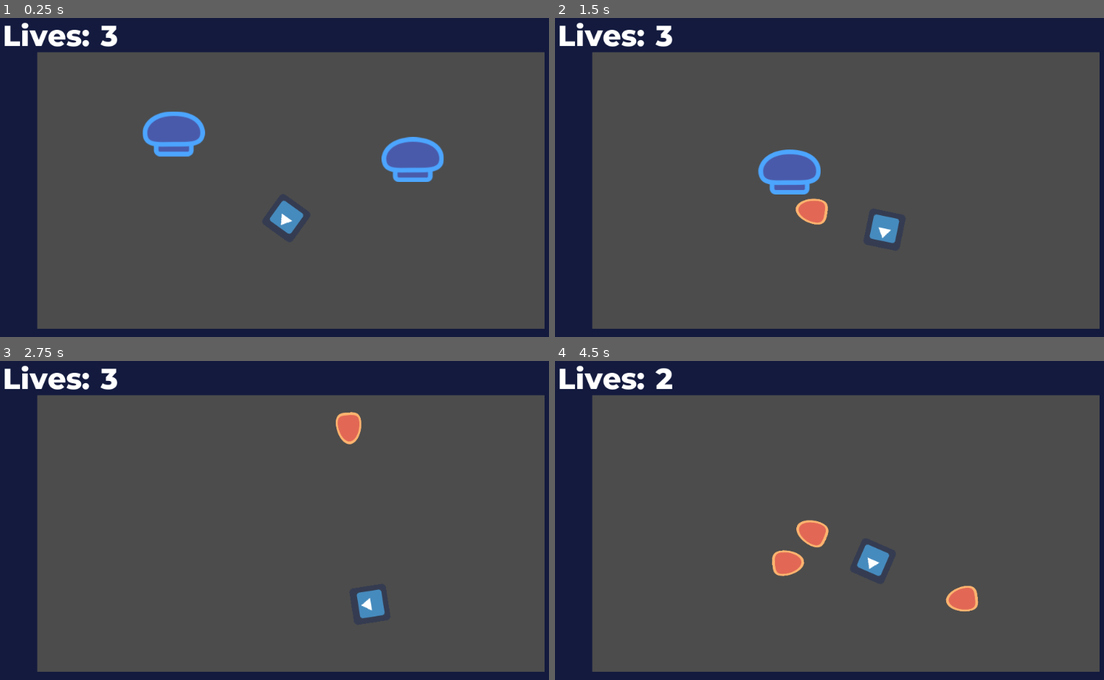
Above: before the commit, frames 1-4 (two rows, left to right).
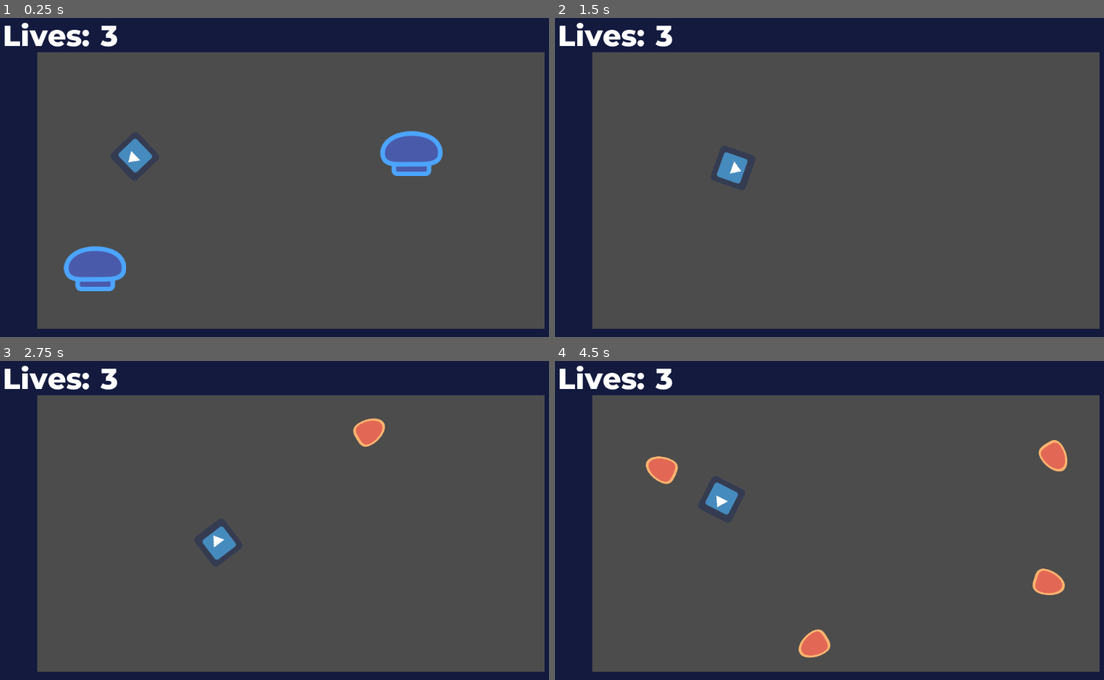
Above: after the commit, the same moments.

Repository: yenyao/GodotJam
Game: Godot game, scene res://src/Levels/FirstScene.tscn
The game is run twice, just before and just after one commit, with the same random seed, the same clock (stepped at 60 frames per second) and the same inputs. The engine's default icon, where the game draws it, is replaced by a stand-in: a white triangle on a blue panel in a dark square.
Inputs (mouse positions are in pixels of both pictures, inside the frame that each line leads up to):
- Up to frame 1 (0.25 s): no input
- Up to frame 2 (1.5 s): move the mouse to (972, 161) at 0.52 s; hold D (move_right) 0.53-1.28 s; click (972, 161) at 0.6 s; move the mouse to (725, 196) at 1.27 s; hold S (move_down) from 1.28 s (still down); click (725, 196) at 1.35 s
- Up to frame 3 (2.75 s): move the mouse to (345, 447) at 2.02 s; release S (move_down) at 2.03 s; hold D (move_right) from 2.03 s (still down); click (345, 447) at 2.1 s
- Up to frame 4 (4.5 s): move the mouse to (813, 590) at 2.77 s; release D (move_right) at 2.78 s; hold W (move_up) 2.78-3.53 s; click (813, 590) at 2.85 s; move the mouse to (1016, 574) at 3.52 s; hold A (move_left) from 3.53 s (still down); click (1016, 574) at 3.6 s; move the mouse to (664, 469) at 4.27 s; click (664, 469) at 4.35 s

The runs differ from the first frame. In frame 1, 4.3% of the frame differs, in the area x 11-81%, y 29-86%; in frame 2, 2.4%; in frame 3, 1.5%; in frame 4, 3.6%.

Commit message:
Added enemy knockback on player hit

Diff:
--- a/src/Levels/FirstScene.tscn
+++ b/src/Levels/FirstScene.tscn
@@ -10,7 +10,7 @@
 script = ExtResource( 4 )
 
 [node name="Player" parent="." instance=ExtResource( 1 )]
-position = Vector2( 512, 368 )
+position = Vector2( 249.285, 260.85 )
 
 [node name="TileMap" type="TileMap" parent="."]
 tile_set = ExtResource( 2 )
@@ -28,7 +28,7 @@
 [node name="Enemy" parent="." groups=[
 "Enemies",
 ] instance=ExtResource( 3 )]
-position = Vector2( 296.797, 206.598 )
+position = Vector2( 172.186, 479.631 )
 
 [node name="GUI" parent="." instance=ExtResource( 5 )]
 margin_right = 240.0
--- a/src/actors/Enemy.gd
+++ b/src/actors/Enemy.gd
@@ -1,25 +1,44 @@
 extends KinematicBody2D
 
 export var speed = 100
+export var knockback_speed = 500
+export var knockback_period = 1.5
+var friction = 0.00000005
 var velocity = Vector2(0,0)
 var direction = Vector2(1,0)
 var target = null
 
+var knockback_time = 0
 
-func _physics_process(delta):
-	velocity = move_enemy()
+enum Modes {PURSUIT, KNOCKBACK}
+var mode = Modes.PURSUIT
 
-func move_enemy():
-	if target != null and is_instance_valid(target):
+func _physics_process(_delta):
+	if mode == Modes.PURSUIT:
+		move_enemy_pursuit()
+	if mode == Modes.KNOCKBACK:
+		move_enemy_knockback()
+
+func move_enemy_pursuit():
+	if target and is_instance_valid(target):
 		direction = (target.position - position).normalized()
-		velocity = speed * direction
-		return move_and_slide(velocity)
+		velocity =  move_and_slide(speed * direction)
 	if !is_instance_valid(target):
 		target = null
 
-
-
+func move_enemy_knockback():
+	knockback_time += get_process_delta_time()
+	velocity = velocity.linear_interpolate(Vector2.ZERO, knockback_time/knockback_period)
+	var collision = move_and_collide(velocity * get_process_delta_time())
+	if collision or velocity.length() < 0.5:
+		mode = Modes.PURSUIT
 
 func _on_BulletDetector_body_entered(body):
 	queue_free()
 	body.queue_free()
+
+func knock_back():
+	direction = direction.rotated(PI)
+	velocity = direction * knockback_speed
+	knockback_time = 0
+	mode = Modes.KNOCKBACK
--- a/src/actors/player.gd
+++ b/src/actors/player.gd
@@ -40,10 +40,9 @@
 	if lives <= 0:
 		queue_free()
 
-
-
 func _on_EnemyDetector_body_entered(body):
 	get_hurt()
+	body.knock_back()
 
 
 func _on_BulletDetector_body_entered(body):
